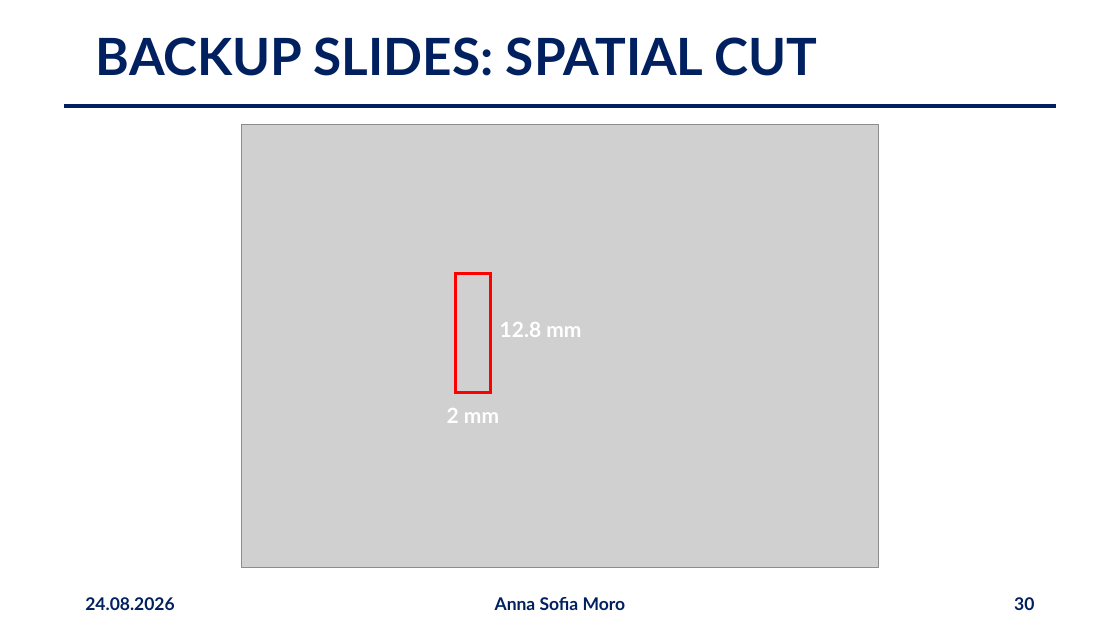
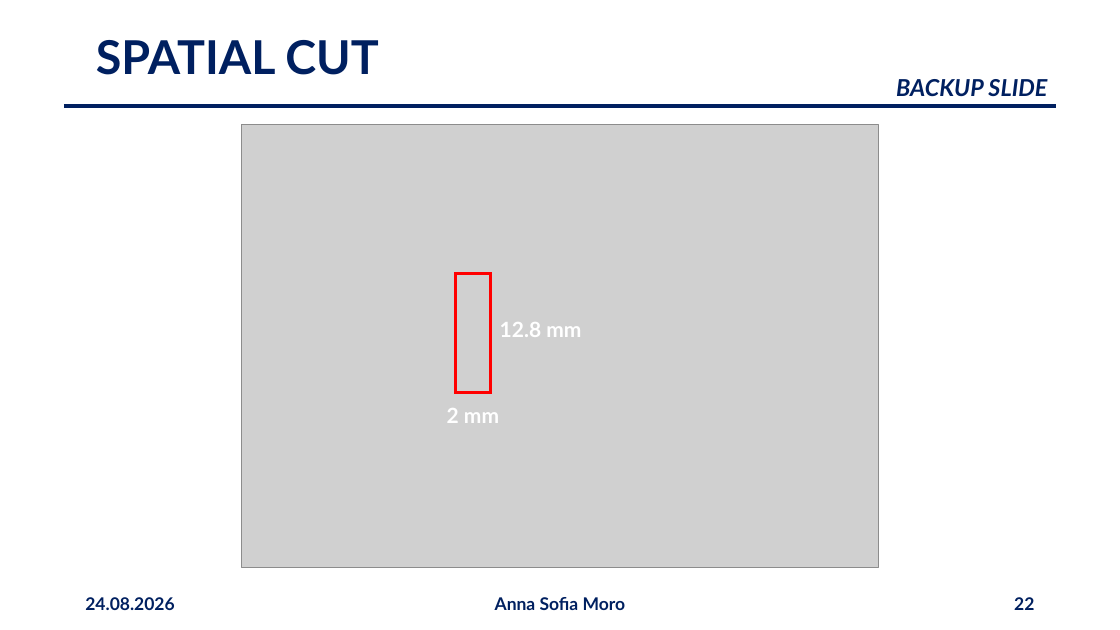
Before and after one commit to annaasofia/tesi, a slide deck: slide 22 of slides/presentazione2408.pptx (slide 30 before the commit). Drawn at 1120x630 pixels with LibreOffice and Linux fonts; fonts in the diff are those of the drawing; grey boxes stand for pictures. Boxes give left, top, right and bottom in pixels: in the first picture for what was removed or moved away, otherwise in the second. Text is boxed around its words. In the diff, an @@ line names an element or a change of style, - is before the commit and + after.

```diff
--- a/slides/presentazione2408.pptx
+++ b/slides/presentazione2408.pptx
@@ title at box(96, 40, 378, 75): text changed; size 44 to 40 pt @@
-BACKUP SLIDES: SPATIAL CUT
+SPATIAL CUT
@@ text added at box(896, 79, 1047, 96), 20 pt, text #002060, bold, italic @@
+BACKUP SLIDE
@@ page number at box(1014, 597, 1034, 610): text changed @@
-30
+22
```
Also in this commit, not shown: 15 other slides changed, 1 slide added, 8 slides removed.
